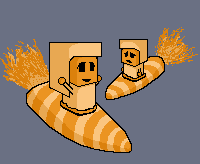
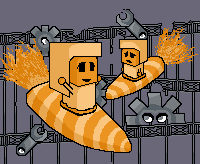
Layer changes from the first 200px x 164px image to the second:
removed layer "Calque 3" over <box>1,15,132,153</box>
added layer "Calque 48" above "Calque 5" over <box>0,15,132,153</box>
painted on "Calque 5" over <box>0,41,36,59</box>
removed layer "Calque 4" over <box>0,0,200,164</box>
added layer "Calque 40" above "Calque 47" over <box>99,8,126,17</box>
added layer "Calque 47" above "Calque 46" over <box>96,77,108,109</box>
added layer "Calque 46" above "Calque 44" over <box>29,25,61,57</box>
added layer "Calque 44" above "Calque 45" over <box>116,9,148,41</box>
added layer "Calque 45" above "Calque 41" over <box>16,124,48,156</box>
added layer "Calque 41" above "Calque 39" over <box>125,91,186,127</box>
added layer "Calque 39" over <box>0,0,200,164</box>
